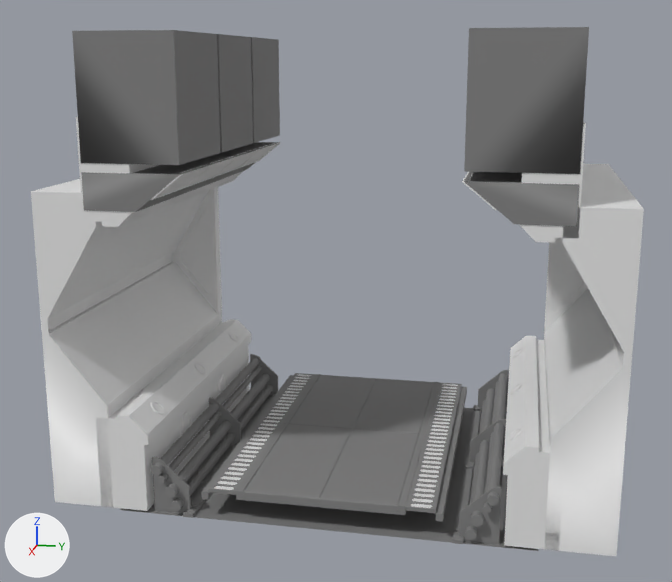
A saved change to the FBX model Assets/FBX/Corridoors/Corridor_Chunk_1.fbx.
Camera for both pictures: a 50 mm lens placed at (12.31, 2.71, 6.24), pointed at (-2.54, -0.26, 2.52). Every picture has the same lights, and +X, +Y and +Z are marked at lower left. Where no turn or scale is listed for an object, it has been applied to the vertices.
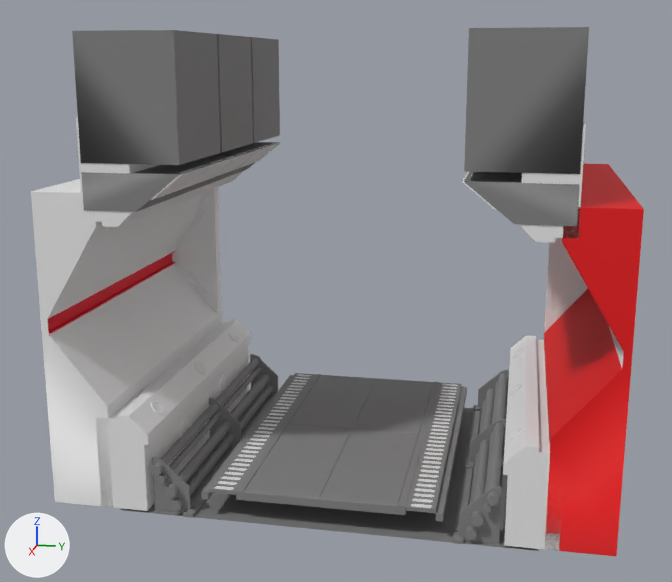
What changed in the scene script:
```text
Add mat_material:
    mat_material = principled_material('Material')
    mat_material.base_color = (0.8, 0.0, 0.00199)  # red #e70007
    mat_material.roughness = 0.69
Add mat_material_001:
    mat_material_001 = principled_material('Material.001')
    mat_material_001.base_color = (0.8, 0.8, 0.8)  # white #e7e7e7
    mat_material_001.roughness = 0.69
Add mat_material_002:
    mat_material_002 = principled_material('Material.002')
    mat_material_002.base_color = (0.8, 0.8, 0.8)  # white #e7e7e7
    mat_material_002.roughness = 0.69
Add mat_material_003:
    mat_material_003 = principled_material('Material.003')
    mat_material_003.base_color = (0.8, 0.0, 0.0184)  # red #e70025
    mat_material_003.roughness = 0.69
Change me_cube_032:
    where me_cube_032.from_pydata(...)  # 28 vertices, 21 faces; spans x -5.52..-0.01, y -0.4..0.58, z -0.28..4.61
    used by ob_cube_026; location = (0.01, -3.84, 4.15); rotation_euler = (0.0, 0.0, -3.142), in degrees (0, 0, -180); scale = (-1.0, -1.0, -1.0)
    me_cube_032 part 1: all 9 faces centred in x -5.51..-0.02, y -0.36..-0.29, z 1.64..1.86 switch from no material to mat_material_003 (red #e70025)
    add me_cube_032.materials.append(mat_material_002)  # white #e7e7e7
Change me_cube_048:
    where me_cube_048.from_pydata(...)  # 28 vertices, 21 faces; spans x -5.52..-0.01, y -0.58..0.4, z -4.61..0.28
    used by ob_cube_033; location = (0.01, 3.84, 4.15)
    me_cube_048 part 2: all 3 faces centred in x -2.77, y -0.58..-0.09, z -4.61..-2.4 switch from no material to mat_material (red #e70007)
    me_cube_048 part 3: all 3 faces centred in x -2.77, y -0.58..-0.09, z -0.91..0.28 switch from no material to mat_material (red #e70007)
    me_cube_048 part 4: all 3 faces centred in x -0.01, y -0.01..0.35, z -3.18..-0.58 switch from no material to mat_material (red #e70007)
    add me_cube_048.materials.append(mat_material_001)  # white #e7e7e7
Change ob_cylinder_032:
    ob_cylinder_032.rotation_euler: (-0.77, -3.142, 0.0) -> (-3.141, 0.0, 0.0)  # degrees (-44, -180, 0) -> degrees (-180, 0, 0)
Change ob_cylinder_007:
    ob_cylinder_007.location: (-1.75, -2.69, 0.26) -> (-0.75, -2.77, 0.94)
Change ob_cylinder_021:
    ob_cylinder_021.location: (-4.75, 3.05, 3.94) -> (-2.75, 2.77, 0.94)
Change ob_cylinder_009:
    ob_cylinder_009.scale: (0.23, 0.23, 0.0156) -> (-0.0977, -0.0977, -0.0066)
```

Location of each change, (x1, y1, x2, y2) in pixels of the pictures (672 x 582 px):
'Cylinder.007', moved: before (184, 415, 190, 432); after (153, 403, 163, 412)
'Cylinder.009', rescaled (not visible afterwards): before (219, 374, 228, 395)
'Cylinder.032', turned (not visible afterwards): before (507, 428, 521, 441)
'Cylinder.021', moved (not visible before): after (510, 383, 522, 395)
part 1 of me_cube_032, recoloured (white to red): (47, 251, 176, 335) in both
part 2 of me_cube_048, recoloured (white to red): (544, 288, 622, 447) in both
part 3 of me_cube_048, recoloured (white to red): (562, 164, 643, 242) in both
part 4 of me_cube_048, recoloured (white to red): (545, 207, 644, 556) in both
